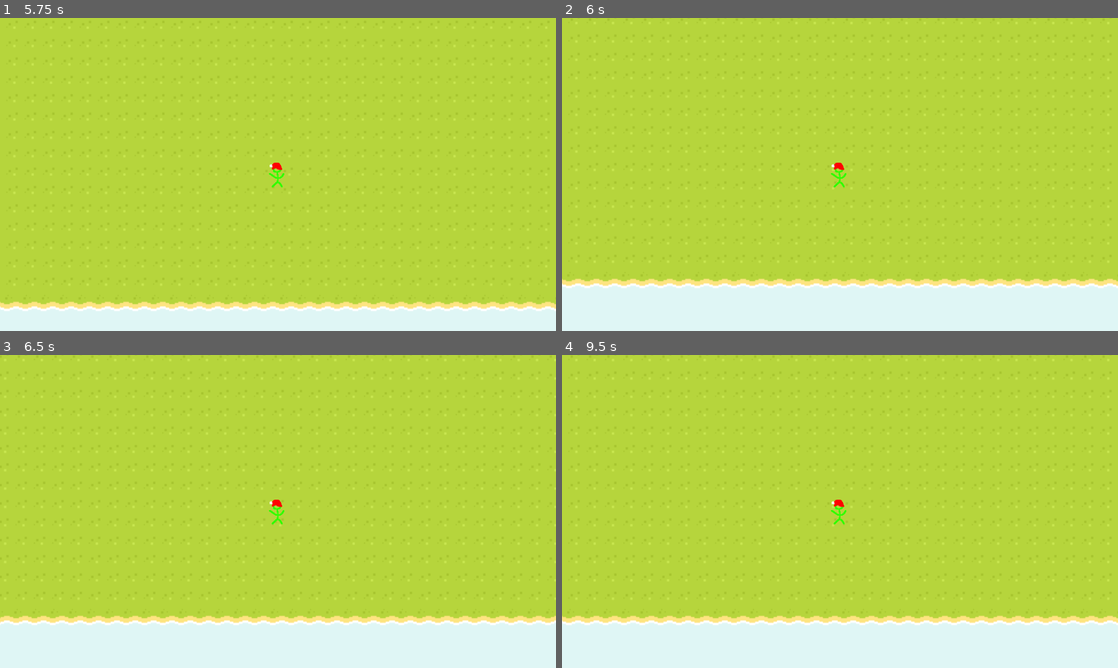
Above: before the commit, frames 1-4 (two rows, left to right).
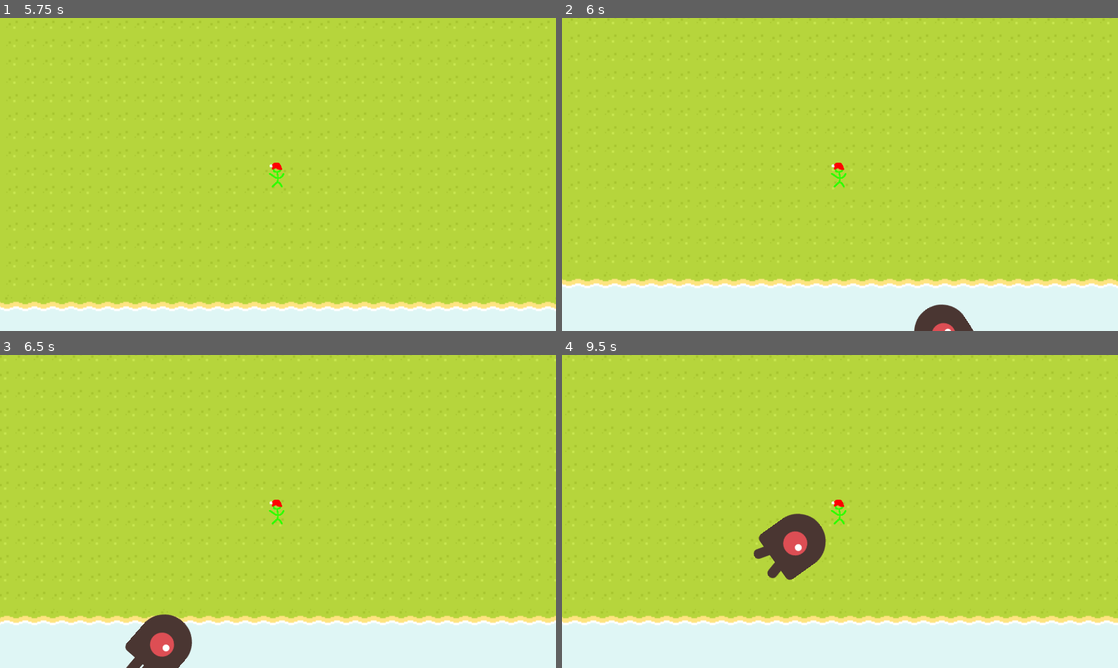
Above: after the commit, the same moments.

Repository: Shmupette/ChristmasProject
Game: Godot game, scene res://scenes/main_scene.tscn
The game is run twice, just before and just after one commit, with the same random seed, the same clock (stepped at 60 frames per second) and the same inputs.
Inputs:
- Up to frame 1 (5.75 s): tap Enter at 0.5 s; hold D (right) 0.53-1.28 s; hold S (down) 1.28-2.03 s; hold D (right) 2.03-2.78 s; hold W (up) 2.78-3.53 s; hold A (left) 3.53-5.03 s; hold S (down) from 5.03 s (still down)
- Up to frame 2 (6 s): release S (down) at 5.78 s; hold D (right) from 5.78 s (still down)
- Up to frame 3 (6.5 s): keep holding D (right)
- Up to frame 4 (9.5 s): release D (right) at 6.53 s; hold W (up) 6.53-7.28 s; hold D (right) 7.28-8.03 s; hold S (down) 8.03-8.78 s; hold A (left) from 8.78 s (still down)

Frame 1 is identical in both runs. In frame 2, 0.7% of the frame differs, in the area x 63-74%, y 91-100%; in frame 3, 1.6%; in frame 4, 2.7%, in the area x 0-100%, y 50-87%.

Commit message:
fix enemy spawn

Diff:
--- a/scenes/enemy.tscn
+++ b/scenes/enemy.tscn
@@ -35,9 +35,7 @@
 radius = 36.0
 height = 72.0
 
-[node name="Mob" type="RigidBody2D"]
-collision_mask = 0
-gravity_scale = 0.0
+[node name="Mob" type="CharacterBody2D"]
 script = ExtResource("1_fe2un")
 
 [node name="AnimatedSprite2D" type="AnimatedSprite2D" parent="."]
@@ -48,5 +46,3 @@
 [node name="CollisionShape2D" type="CollisionShape2D" parent="."]
 position = Vector2(3, 0)
 shape = SubResource("CapsuleShape2D_a15jk")
-
-[node name="VisibleOnScreenEnabler2D" type="VisibleOnScreenEnabler2D" parent="."]
--- a/scripts/enemy.gd
+++ b/scripts/enemy.gd
@@ -1,7 +1,7 @@
-extends RigidBody2D
+extends CharacterBody2D
 
 var protag = null
-var movementSpeed = 500
+var movementSpeed = 50
 
 # Called when the node enters the scene tree for the first time.
 func _ready():
@@ -12,8 +12,6 @@
 	look_at(protag.position)
 	position = position.move_toward(Vector2(protag.position), delta * movementSpeed)
 
-
-
 func _process(delta):
 	pass
 
--- a/scripts/main_scene.gd
+++ b/scripts/main_scene.gd
@@ -10,7 +10,6 @@
 # Called when the node enters the scene tree for the first time.
 func _ready():
 	new_game()
-
 
 # Called every frame. 'delta' is the elapsed time since the previous frame.
 func _process(delta):
